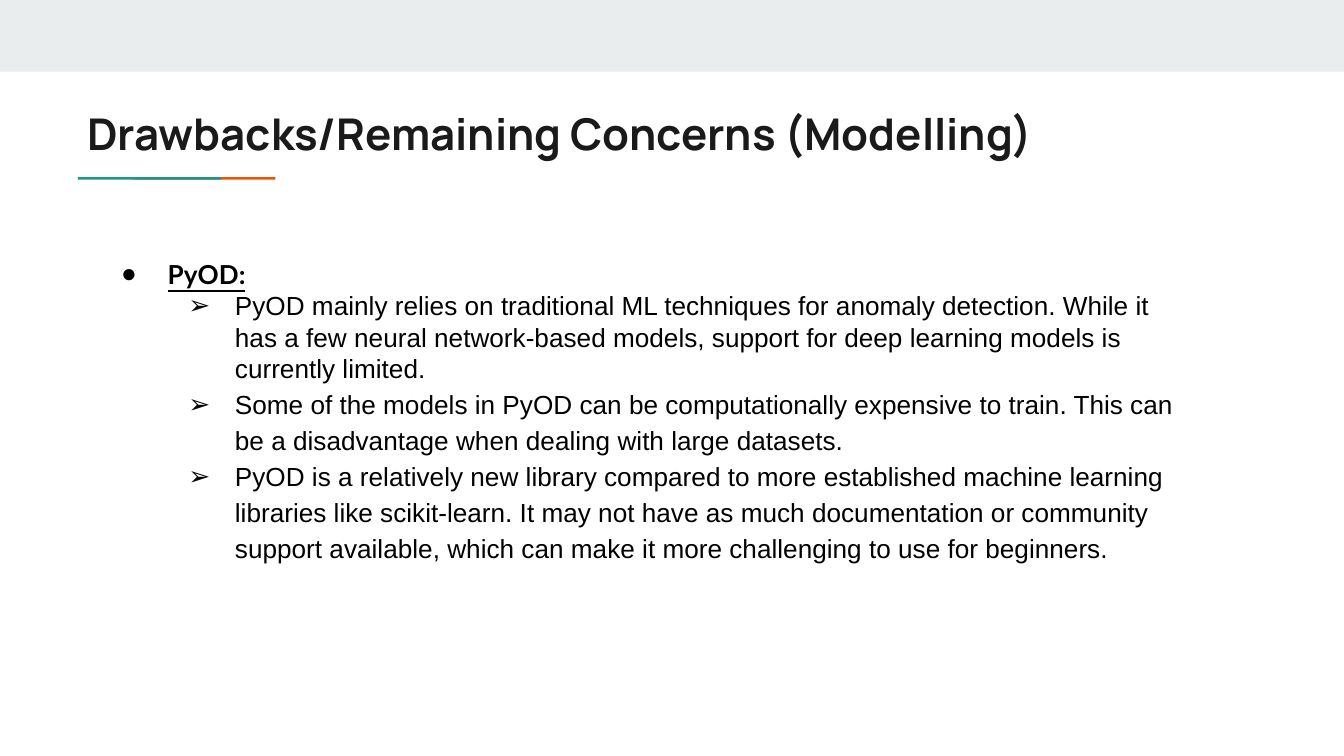
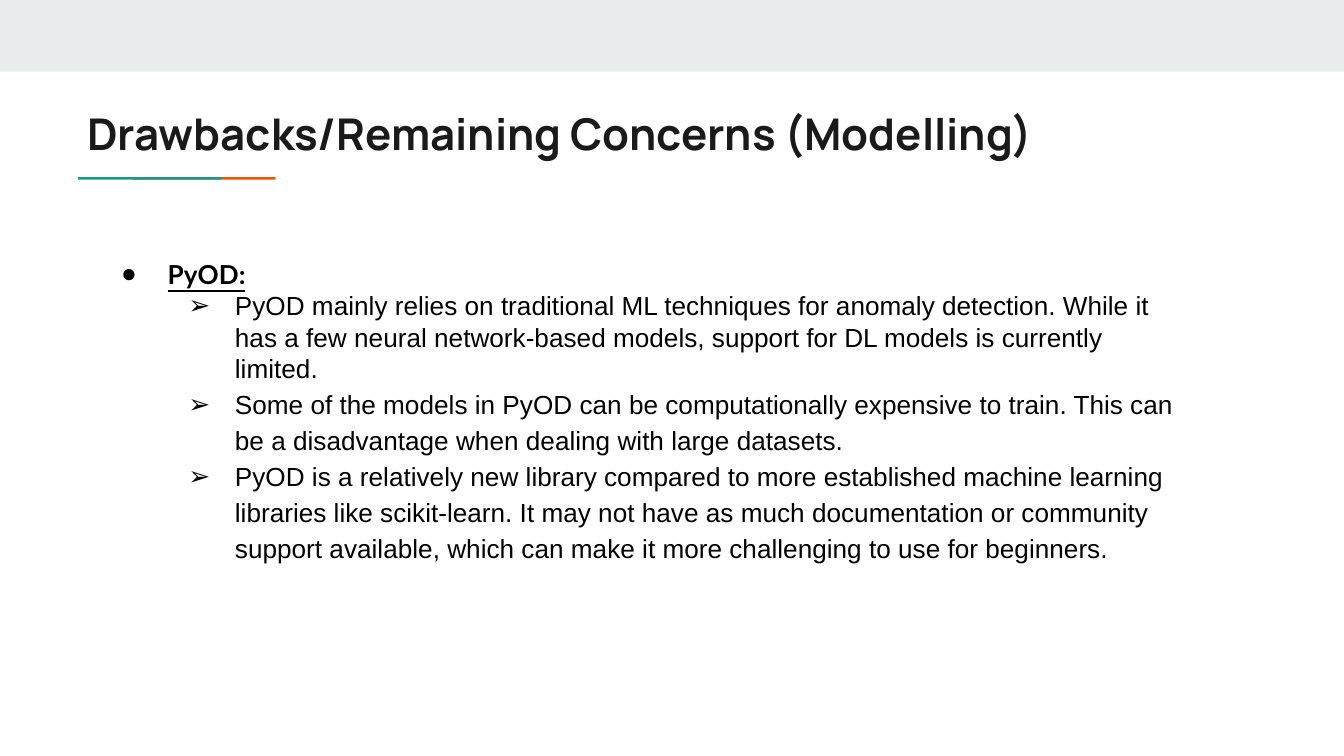
Before and after one commit to sagnikgh1899/FraudDetection, a slide deck: slide 9 of doc/Technology_Review_Medical_Provider_Fraud.pptx. Drawn at 1344x756 pixels with LibreOffice and Linux fonts; fonts in the diff are those of the drawing. Boxes give left, top, right and bottom in pixels: in the first picture for what was removed or moved away, otherwise in the second. Text is boxed around its words. In the diff, an @@ line names an element or a change of style, - is before the commit and + after.

```diff
--- a/doc/Technology_Review_Medical_Provider_Fraud.pptx
+++ b/doc/Technology_Review_Medical_Provider_Fraud.pptx
@@ text at (235, 296, 1149, 379): text changed @@
-  ➢ PyOD mainly relies on traditional ML techniques for anomaly detection. While it has a few neural network-based models, support for deep learning models is currently limited.
+  ➢ PyOD mainly relies on traditional ML techniques for anomaly detection. While it has a few neural network-based models, support for DL models is currently limited.
```
Also in this commit, not shown: 10 other slides changed, 1 slide removed.
